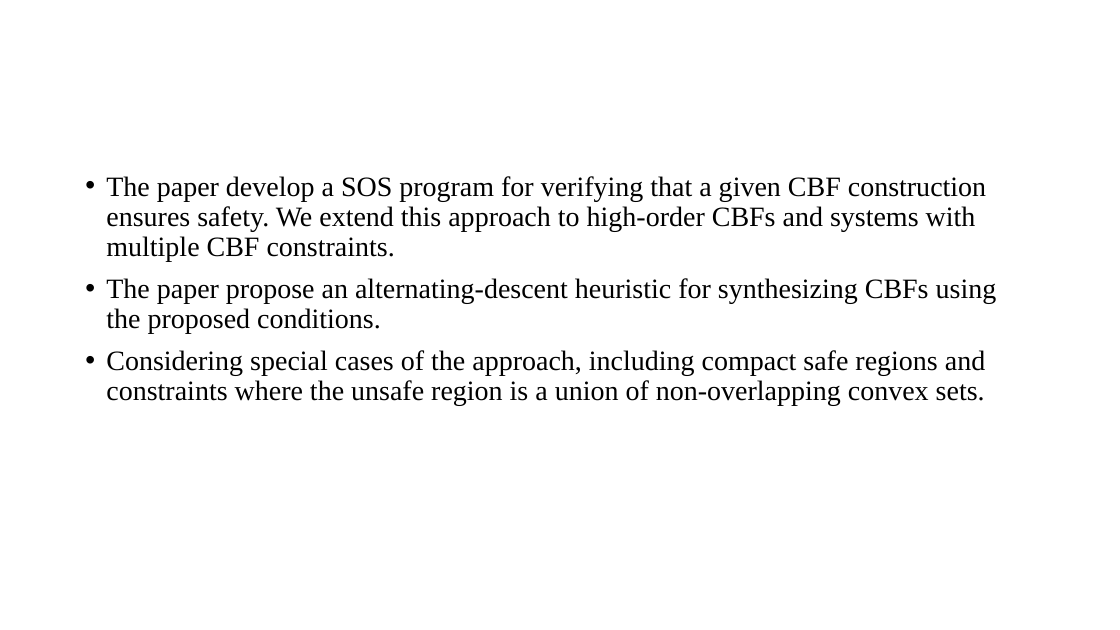
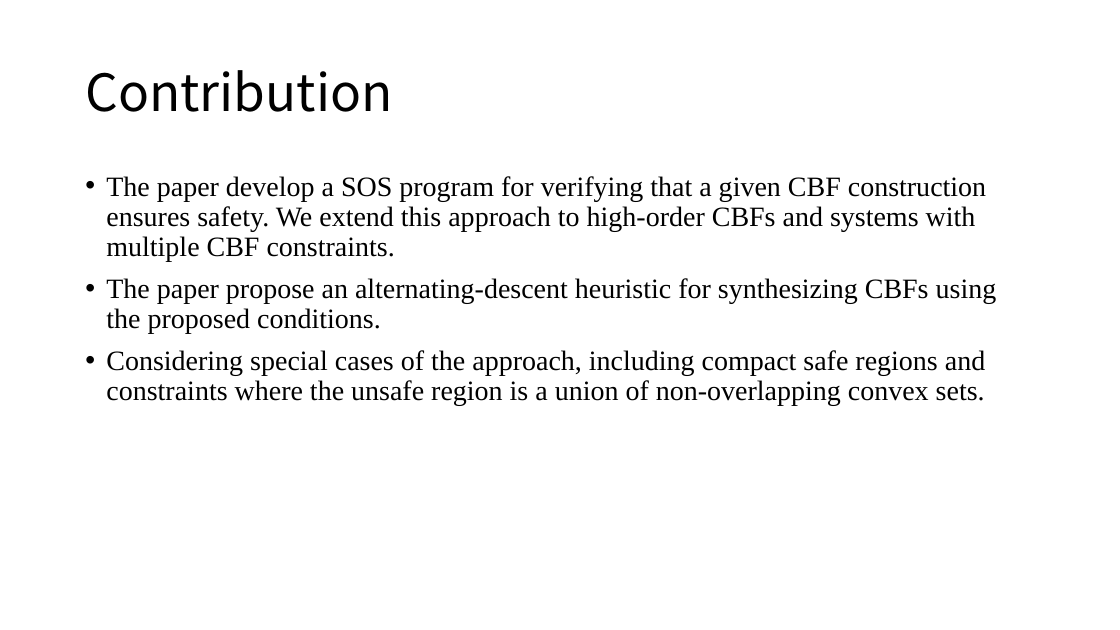
Before and after one commit to tcy1998/consensus-cbf, a slide deck: slide 3 of CBF_verify.pptx (slide 2 before the commit). Drawn at 1120x630 pixels with LibreOffice and Linux fonts; fonts in the diff are those of the drawing. Boxes give left, top, right and bottom in pixels: in the first picture for what was removed or moved away, otherwise in the second. Text is boxed around its words. In the diff, an @@ line names an element or a change of style, - is before the commit and + after.

Commit message:
20211027

```diff
--- a/CBF_verify.pptx
+++ b/CBF_verify.pptx
@@ title added at [85, 70, 392, 112], 44 pt, text #000000 @@
+Contribution
```
Also in this commit, not shown: 5 slides added, 4 slides removed.
